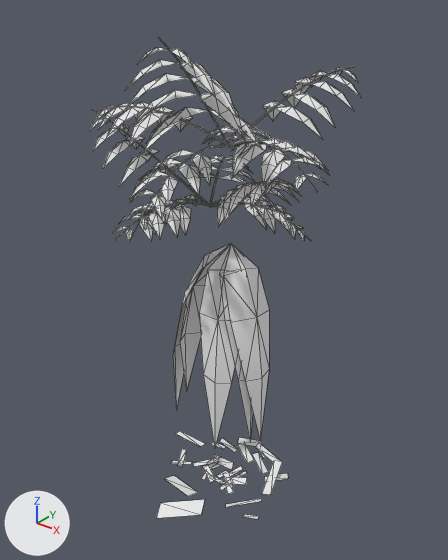
The OBJ model game/assets/models/plants/SM_Plant_PacayaPalmPair_Leaf.obj, before and after one commit.
Both versions are drawn from a camera (50 mm lens) standing at (2.83, -3.63, 4.38) and looking at (-0.05, -0.03, 2.15). The axes (+X, +Y, +Z) are drawn at lower left. The lights are the same throughout. The older version comes first. Mesh edges are drawn as thin lines. Where no turn or scale is listed for an object, it has been applied to the vertices. Vertices at exactly the same position are counted once.

In view in the first picture: 'SM_Plant_PacayaPalmPair_Leaf'.
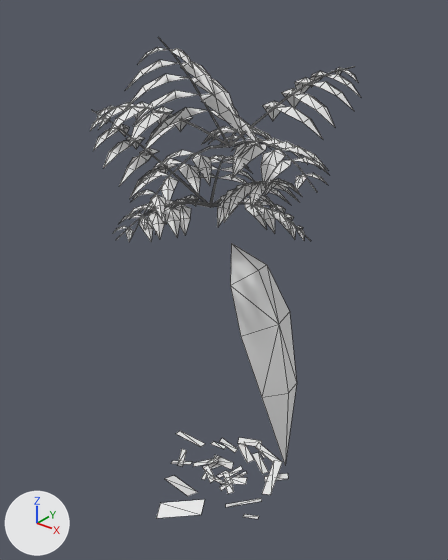
Edits to the scene script, one JSON object a line:
```json
{"block": "me_sm_plant_pacayapalmpair_leaf", "where": "# used by ob_sm_plant_pacayapalmpair_leaf; location = (0.0, 0.0, 0.0)"}
{"op": "remove", "block": "me_sm_plant_pacayapalmpair_leaf", "code": "me_sm_plant_pacayapalmpair_leaf.from_pydata(...)  # 1367 vertices, 1612 faces; spans x -1.02..0.97, y -1.11..0.96, z -0.03..4.1"}
{"op": "add", "block": "me_sm_plant_pacayapalmpair_leaf", "code": "me_sm_plant_pacayapalmpair_leaf.from_pydata(...)  # 1327 vertices, 1564 faces; spans x -1.02..0.97, y -1.11..0.96, z -0.03..4.1"}
{"block": "me_sm_plant_pacayapalmpair_leaf", "change": "me_sm_plant_pacayapalmpair_leaf part 1"}
{"block": "me_sm_plant_pacayapalmpair_leaf", "change": "43 vertices are removed from x -0.56..0.48, y -0.45..0.15, z 0.63..2.34"}
{"block": "me_sm_plant_pacayapalmpair_leaf", "change": "53 faces are deleted"}
{"block": "me_sm_plant_pacayapalmpair_leaf", "change": "7 vertices move from x -0.5..-0.14, y -0.28..0.12, z 1.36..2.33 to x 0.16..0.48, y -0.26..0.25, z 1.28..2.32"}
{"block": "me_sm_plant_pacayapalmpair_leaf", "change": "3 vertices are added at (0.61, 0.0, 1.3), (0.58, 0.16, 1.29), (0.62, 0.0, 0.52)"}
{"block": "me_sm_plant_pacayapalmpair_leaf", "change": "5 new faces join them"}
```

Location of each change, (x1, y1, x2, y2) in pixels of the pictures (448 x 560 px):
```json
{"part": 1, "of": "me_sm_plant_pacayapalmpair_leaf", "change": "cut back", "before": [173, 243, 269, 447], "after": [230, 243, 297, 464]}
```
